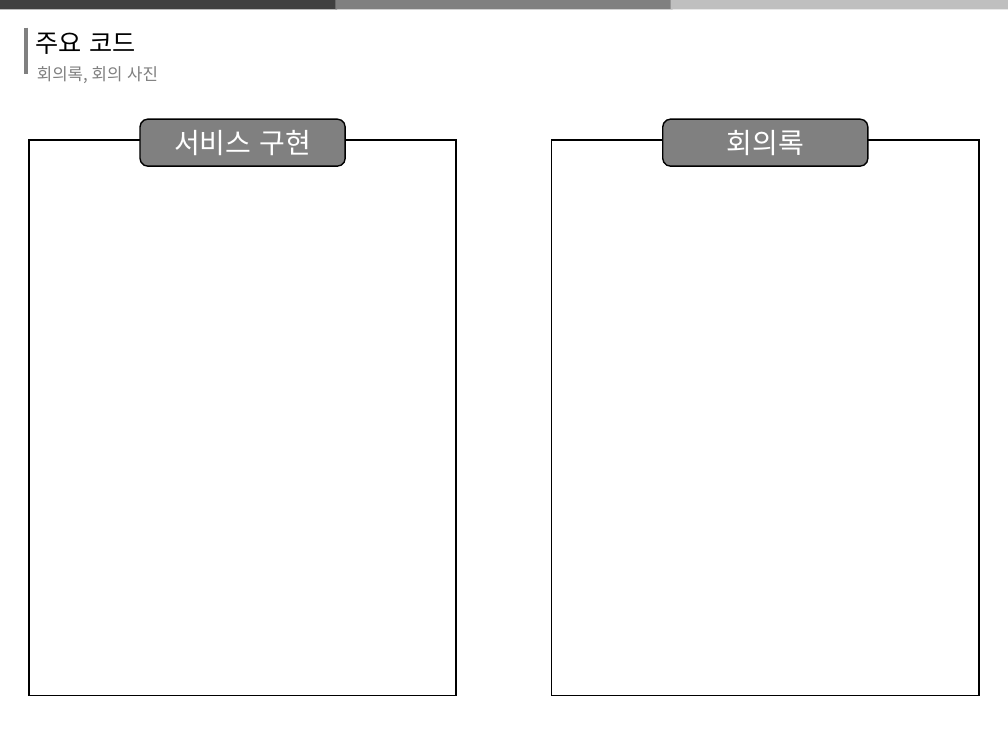
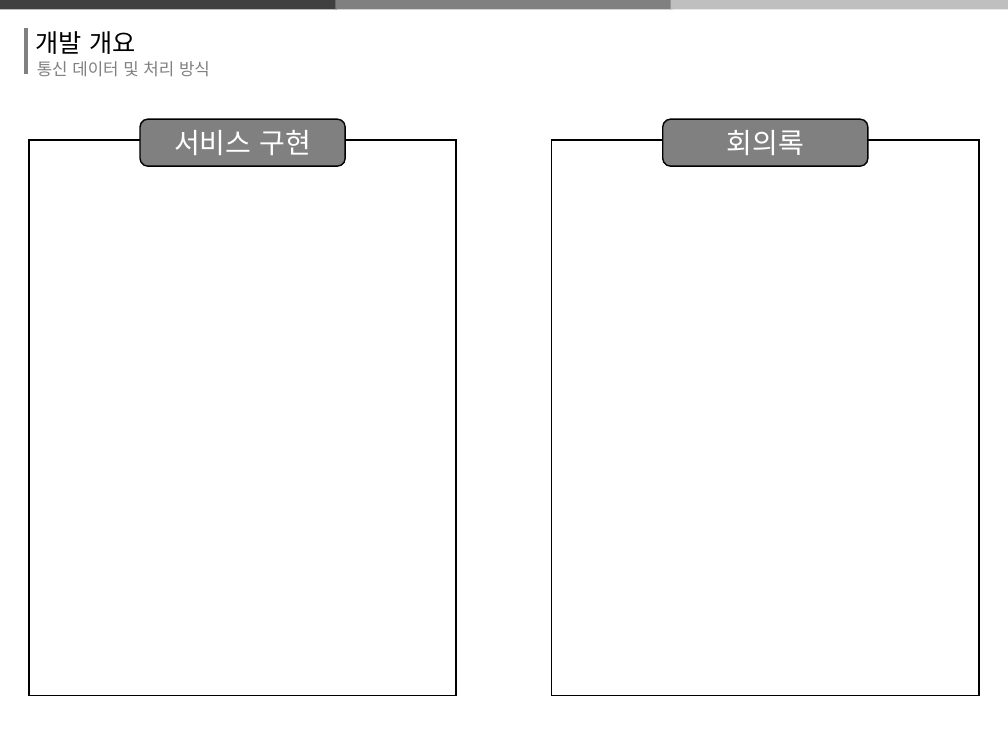
Before and after one commit to thrk941106/2018system_programming, a slide deck: slide 19 of 시프ppt 제작중.pptx (slide 18 before the commit). Drawn at 1008x756 pixels with LibreOffice and Linux fonts; fonts in the diff are those of the drawing. Boxes give left, top, right and bottom in pixels: in the first picture for what was removed or moved away, otherwise in the second. Text is boxed around its words. In the diff, an @@ line names an element or a change of style, - is before the commit and + after.

```diff
--- a/시프ppt 제작중.pptx
+++ b/시프ppt 제작중.pptx
@@ text at (36,31,135,54): text changed @@
-주요 코드
+개발 개요
@@ text removed at (37,66,158,83) @@
-회의록, 회의 사진
@@ text added at (37,61,210,77), 12 pt, text #808080 @@
+통신 데이터 및 처리 방식
```
Also in this commit, not shown: 16 other slides changed, 4 slides added, 3 slides removed.
